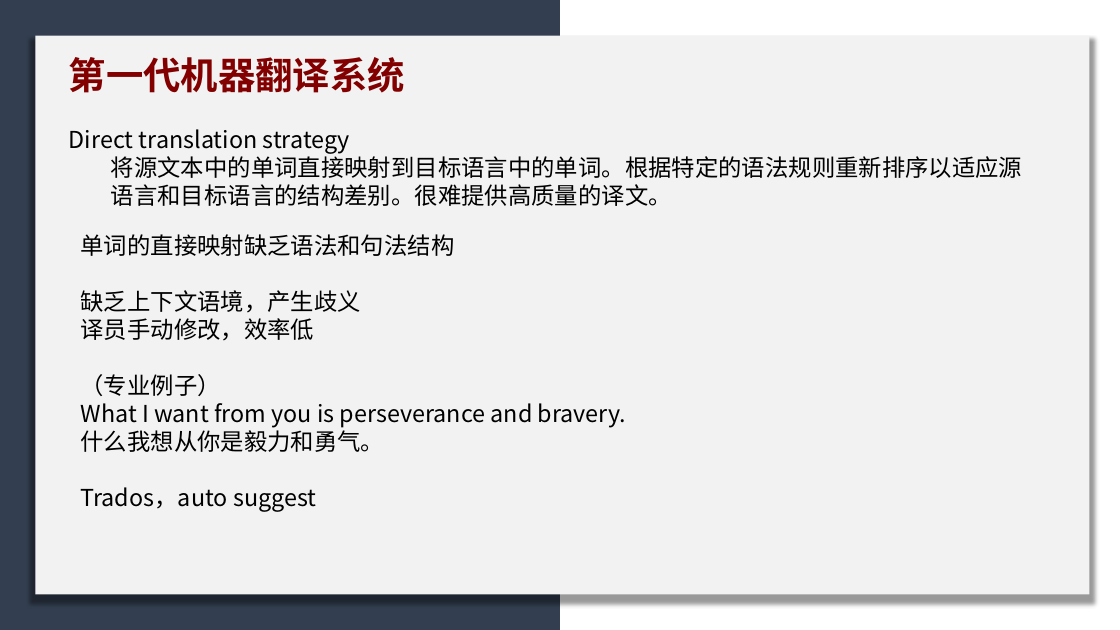
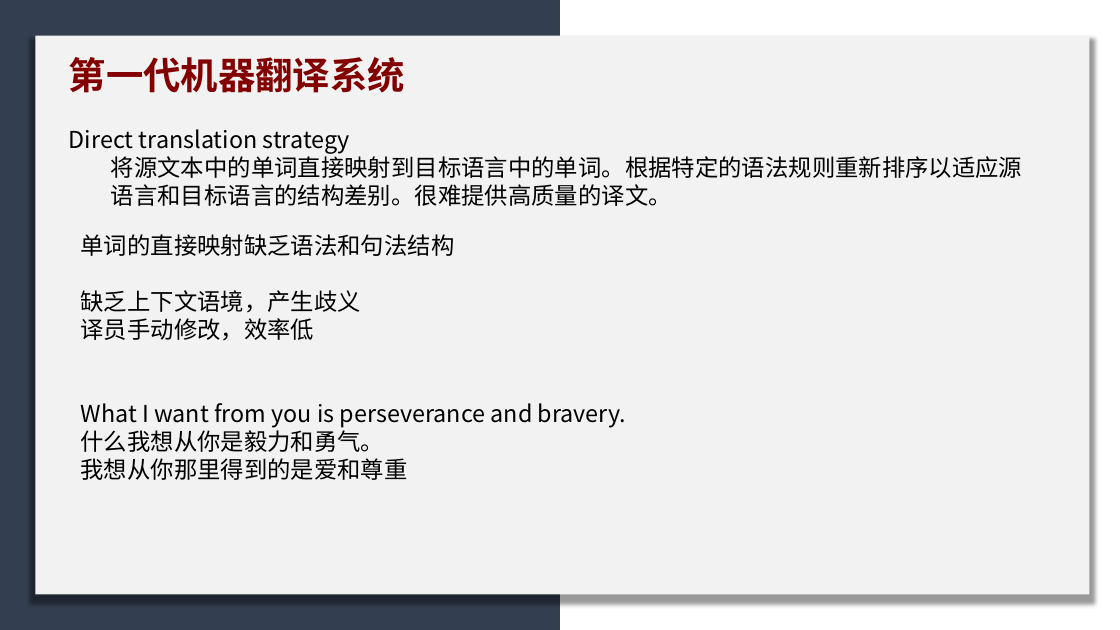
Before and after one commit to licheng0573/RosettaStone, a slide deck: slide 7 of 二组展示.pptx. Drawn at 1120x630 pixels with LibreOffice and Linux fonts; fonts in the diff are those of the drawing. Boxes give left, top, right and bottom in pixels: in the first picture for what was removed or moved away, otherwise in the second. Text is boxed around its words. In the diff, an @@ line names an element or a change of style, - is before the commit and + after.

```diff
--- a/二组展示.pptx
+++ b/二组展示.pptx
@@ text at (81,374,221,396): paragraph removed @@
-（专业例子）
@@ text at (81,458,408,480): text changed @@
-Trados，auto suggest
+我想从你那里得到的是爱和尊重
```
Also in this commit, not shown: 1 other file.
